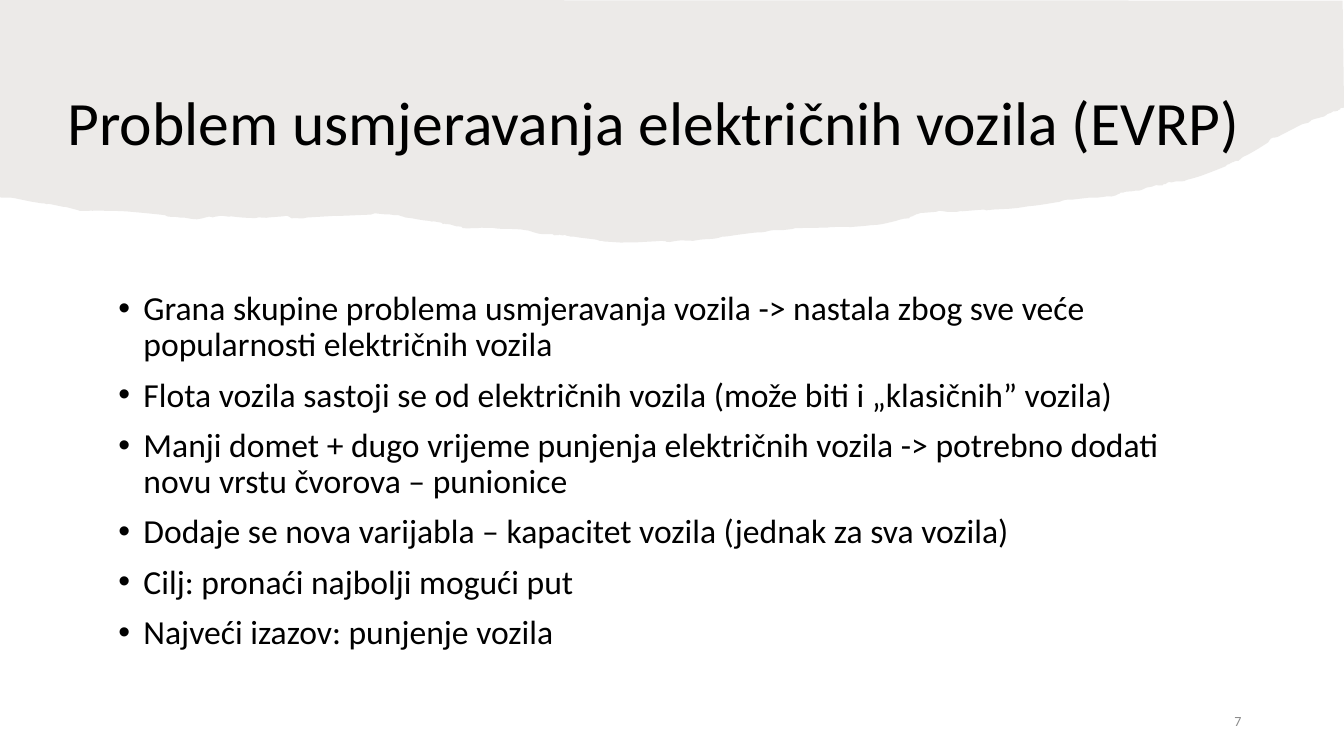
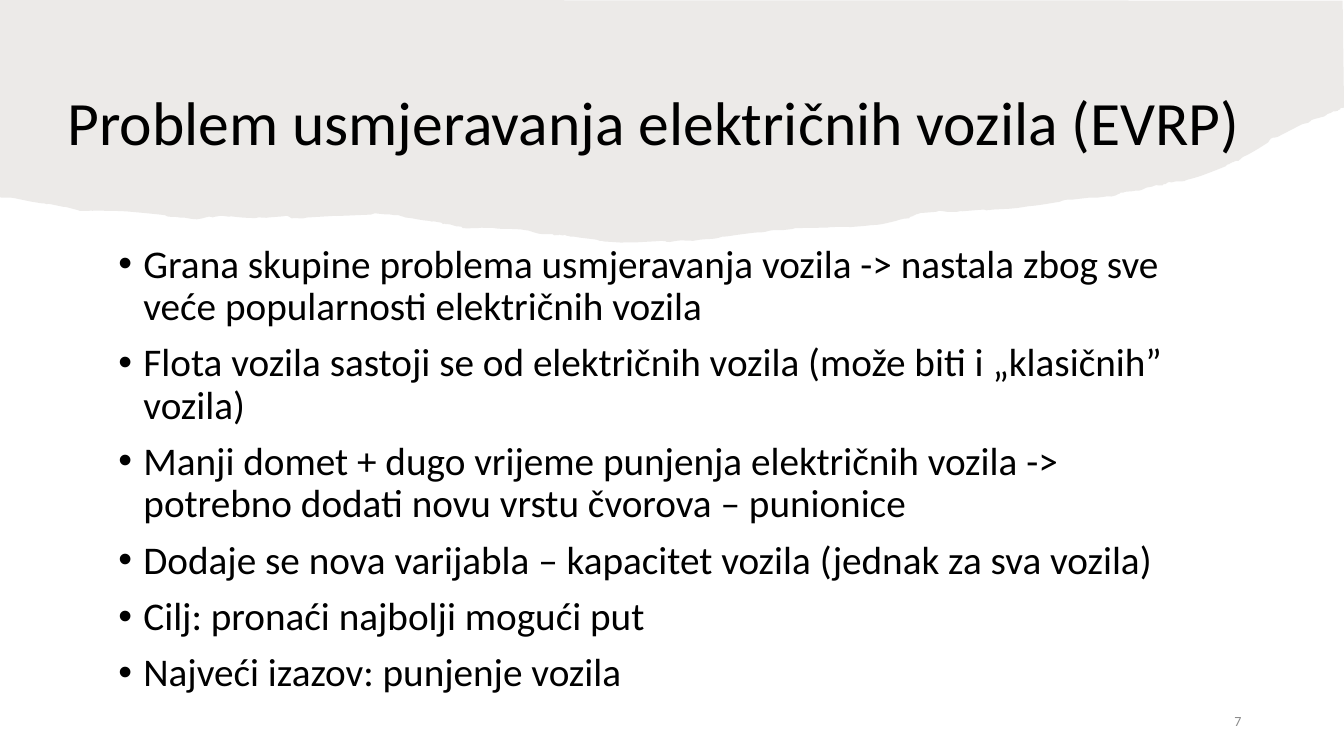
Before and after one commit to TinJukic/Seminar-2, a slide deck: slide 7 of Rješavanje problema usmjeravanja električnih vozila - Tin Jukić.pptx. Drawn at 1344x756 pixels with LibreOffice and Linux fonts; fonts in the diff are those of the drawing. Boxes give left, top, right and bottom in pixels: in the first picture for what was removed or moved away, otherwise in the second. Text is boxed around its words. In the diff, an @@ line names an element or a change of style, - is before the commit and + after.

```diff
--- a/Rješavanje problema usmjeravanja električnih vozila - Tin Jukić.pptx
+++ b/Rješavanje problema usmjeravanja električnih vozila - Tin Jukić.pptx
@@ text "Grana skupine problema usmjeravanja vozila ...": place and size @@
-text "Grana skupine problema usmjeravanja vozila ..." at (143,296,1158,650)
+text "Grana skupine problema usmjeravanja vozila ..." at (143,250,1162,693)
@@ text "Grana skupine problema usmjeravanja vozila ..." at (143,250,1162,693): size 24 to 28 pt @@
```
Also in this commit, not shown: 7 other slides changed, 2 slides added, 1 slide removed, 2 other files.
